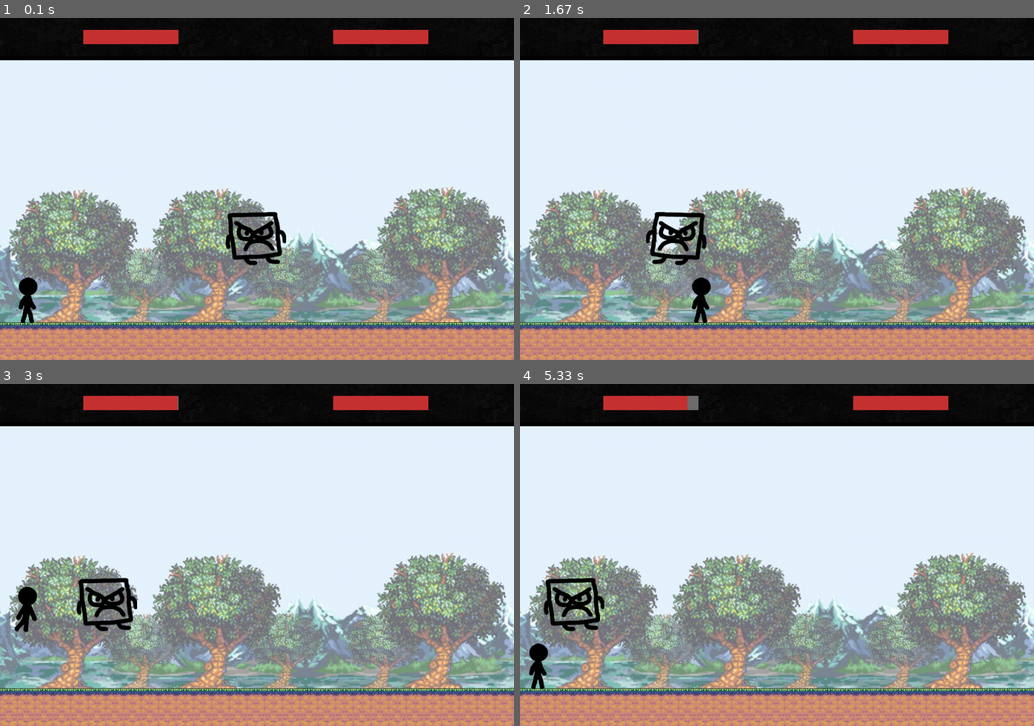
Above: before the commit, frames 1-4 (two rows, left to right).
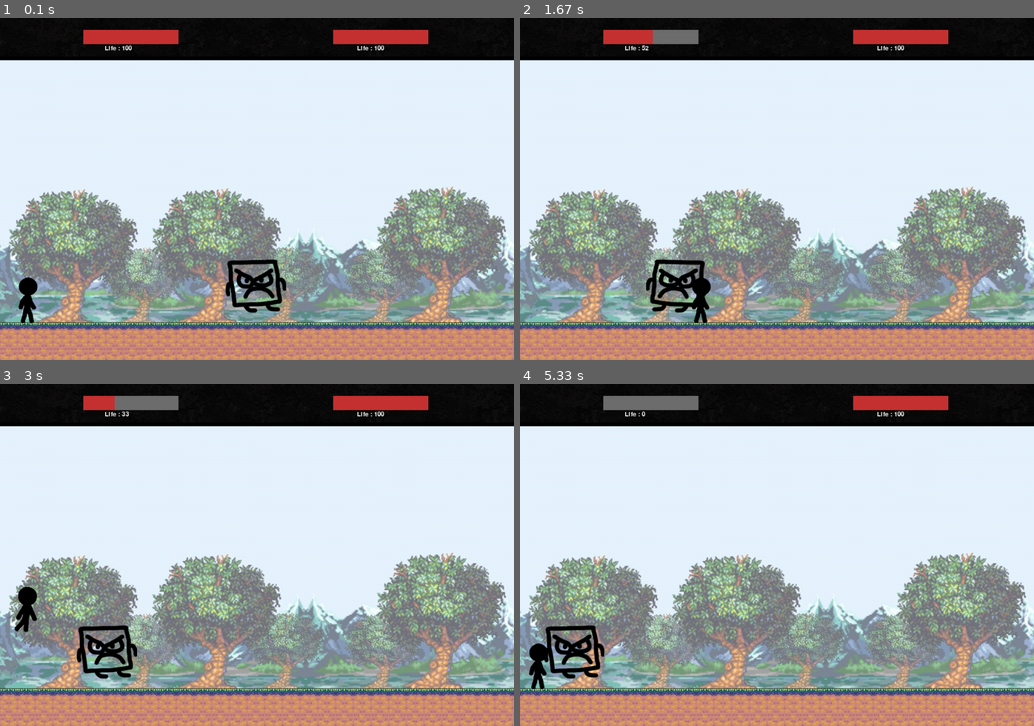
Above: after the commit, the same moments.

Repository: thmspry/jeu-pygame-maths
Game: pygame game, started from Game.py
The game is run twice, just before and just after one commit, with the same random seed, the same clock (stepped at 60 frames per second) and the same inputs.
Inputs:
- Up to frame 1 (0.1 s): no input
- Up to frame 2 (1.67 s): hold Right 0.33-0.8 s; hold Up 0.83-1.13 s; hold Right 1.17-1.63 s
- Up to frame 3 (3 s): hold Left 1.67-2.2 s; hold Left 2.23-2.63 s; hold Up from 2.67 s (still down)
- Up to frame 4 (5.33 s): release Up at 3.03 s; hold Left 3.73-4.2 s; hold Up 4.73-5.03 s

The runs differ from the first frame. In frame 1, 1.9% of the frame differs, in the area x 20-75%, y 8-87%; in frame 2, 2.2%; in frame 3, 2.5%; in frame 4, 2.6%, in the area x 4-75%, y 3-87%.

Commit message:
Dégat Player sur Enemy et texte pour afficher la vie

Diff:
--- a/Enemy.py
+++ b/Enemy.py
@@ -1,4 +1,5 @@
 import pygame
+import random
 from config import *
 
 
@@ -9,11 +10,11 @@
     NONE = 0
 
     def __init__(self, x):
-        self.rect = pygame.Rect(x, 400, GameConfig.ENEMY_W,
+        self.rect = pygame.Rect(x, 500 , GameConfig.ENEMY_W,
                                 GameConfig.ENEMY_H)
         self.vx = 0
         self.vy = 0
-        self.life = 200
+        self.life = 100
         self.direction = Enemy.NONE
         self.image = Enemy.IMAGES[self.direction]
         self.mask = GameConfig.ENEMY_MASK
@@ -27,7 +28,13 @@
     def draw(self, window):
         window.blit(self.image, self.rect.topleft)
         pygame.draw.rect(window, GameConfig.GREY_BAR, pygame.Rect(700, 25, 200, 30))
-        pygame.draw.rect(window, GameConfig.RED_LIFE, pygame.Rect(700, 25, self.life, 30))
+        if self.life >= 0:
+            pygame.draw.rect(window, GameConfig.RED_LIFE, pygame.Rect(700, 25, self.life*2, 30))
+        else:
+            pygame.draw.rect(window, GameConfig.RED_LIFE, pygame.Rect(700, 25, 0, 30))
+
+        img = GameConfig.FONT20.render("Life : " + str(self.life), True, GameConfig.WHITE)
+        window.blit(img, (750, 57))
 
     def on_ground(self):
         if self.rect.bottom == GameConfig.Y_Platform:
@@ -38,9 +45,19 @@
     def touch_border(self):
         return self.rect.right >= GameConfig.windowW or self.rect.left == 0 or self.rect.top <= 0 or self.rect.bottom >= GameConfig.windowH
 
-    def advance_state(self, player_x, player_y):
+    def advance_state(self, next_move, player):
         self_x = self.rect.left
         self_y = self.rect.top
+
+        player_x = player.rect.left
+        player_y = player.rect.top
+
+        if next_move.attack  and player.touch_enemy(self):
+            damage = random.randint(5,30)
+            self.life = self.life - damage
+
+        if self.life < 0:
+            self.life=0
 
         delta_x =  player_x - self_x
         if delta_x > 0 :
--- a/Game.py
+++ b/Game.py
@@ -37,11 +37,11 @@
         for event in pygame.event.get():
             if event.type == pygame.QUIT or gameState.is_over():
                 quitting = True
-        print(gameState.is_over())
         pygame.display.update()
 
 
 pygame.init()
+GameConfig.init()
 Player.init_sprites()
 Enemy.init_sprites()
 window = pygame.display.set_mode((GameConfig.windowW, GameConfig.windowH))
--- a/GameState.py
+++ b/GameState.py
@@ -19,4 +19,4 @@
 
     def advance_state(self, next_move):
         self.player.advance_state(next_move, self.enemy)
-        self.enemy.advance_state(self.player.rect.left, self.player.rect.top)
+        self.enemy.advance_state(next_move, self.player)
--- a/Player.py
+++ b/Player.py
@@ -1,4 +1,5 @@
 import pygame
+import random
 from config import *
 
 
@@ -9,6 +10,7 @@
     RIGHT = 1
     UPL = 2
     UPR = 3
+    ATTACK = 4
     DOWN = -2
     NONE = 0
 
@@ -17,11 +19,12 @@
                                 GameConfig.Player_H)
         self.vx = 0
         self.vy = 0
-        self.life = 200
+        self.life = 100
         self.sprite_count = 0
         self.direction = Player.NONE
         self.image = Player.IMAGES[self.direction][self.sprite_count // GameConfig.NB_FRAMES_PER_SPRITE_PLAYER]
         self.mask = Player.MASK[self.direction][self.sprite_count // GameConfig.NB_FRAMES_PER_SPRITE_PLAYER]
+        self.tmp = 0
 
     @staticmethod
     def init_sprites():
@@ -34,7 +37,13 @@
     def draw(self, window):
         window.blit(self.image, self.rect.topleft)
         pygame.draw.rect(window, GameConfig.GREY_BAR, pygame.Rect(175, 25, 200, 30))
-        pygame.draw.rect(window, GameConfig.RED_LIFE, pygame.Rect(175, 25, self.life, 30))
+        if self.life >= 0 :
+            pygame.draw.rect(window, GameConfig.RED_LIFE, pygame.Rect(175, 25, self.life*2, 30))
+        else :
+            pygame.draw.rect(window, GameConfig.RED_LIFE, pygame.Rect(175, 25, 0, 30))
+
+        img = GameConfig.FONT20.render("Life : " + str(self.life), True, GameConfig.WHITE)
+        window.blit(img, (220, 57))
 
 
     def shoot(self):
@@ -47,11 +56,7 @@
             return False
 
     def touch_border(self):
-        if self.rect.right >= GameConfig.windowW or self.rect.left == 0:
-            return True
-
-        else:
-            return False
+        return self.rect.right >= GameConfig.windowW or self.rect.left == 0
 
     def touch_enemy(self, enemy):
         return self.rect.colliderect(enemy.rect)
@@ -72,8 +77,14 @@
             self.direction = Player.NONE
 
         if self.touch_enemy(enemy):
-            self.life = self.life - 1
+            if self.tmp == 10:
+                damage = random.randint(5,30)
+                self.life = self.life - damage
+                self.tmp = 0
+            self.tmp +=1
 
+        if self.life < 0:
+            self.life=0
 
         self.sprite_count += 1
         if self.sprite_count >= GameConfig.NB_FRAMES_PER_SPRITE_PLAYER * len(Player.IMAGES[self.direction]):
@@ -100,5 +111,4 @@
         vx_max = (GameConfig.windowW-GameConfig.Player_W-x)/GameConfig.DT
         self.vx = min(self.vx, vx_max)
         self.vx = max(self.vx, vx_min)
-        print("Vie : ", self.life)
         self.rect = self.rect.move(self.vx * GameConfig.DT, self.vy * GameConfig.DT)
--- a/config.py
+++ b/config.py
@@ -1,6 +1,9 @@
 import pygame
 
 class GameConfig:
+
+    def init():
+        GameConfig.FONT20 = pygame.font.Font('sprites/Axis_Extrabold.otf', 20)
     windowH = 720
     windowW = 1080
     Y_Platform = 600
@@ -30,6 +33,9 @@
 
     RED_LIFE = (199, 50, 50)
     GREY_BAR = (110, 110, 110)
+    WHITE = (255,255,255)
+
+
 
     WALK_RIGHT_IMG = [
         pygame.image.load('sprites/walk/walk1.png'),
